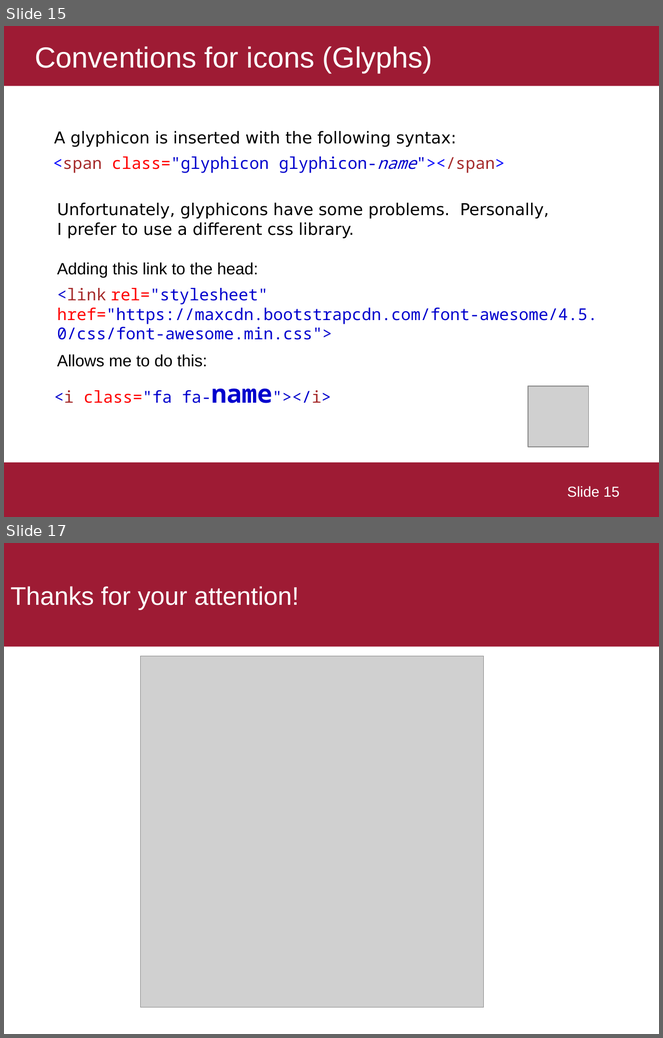
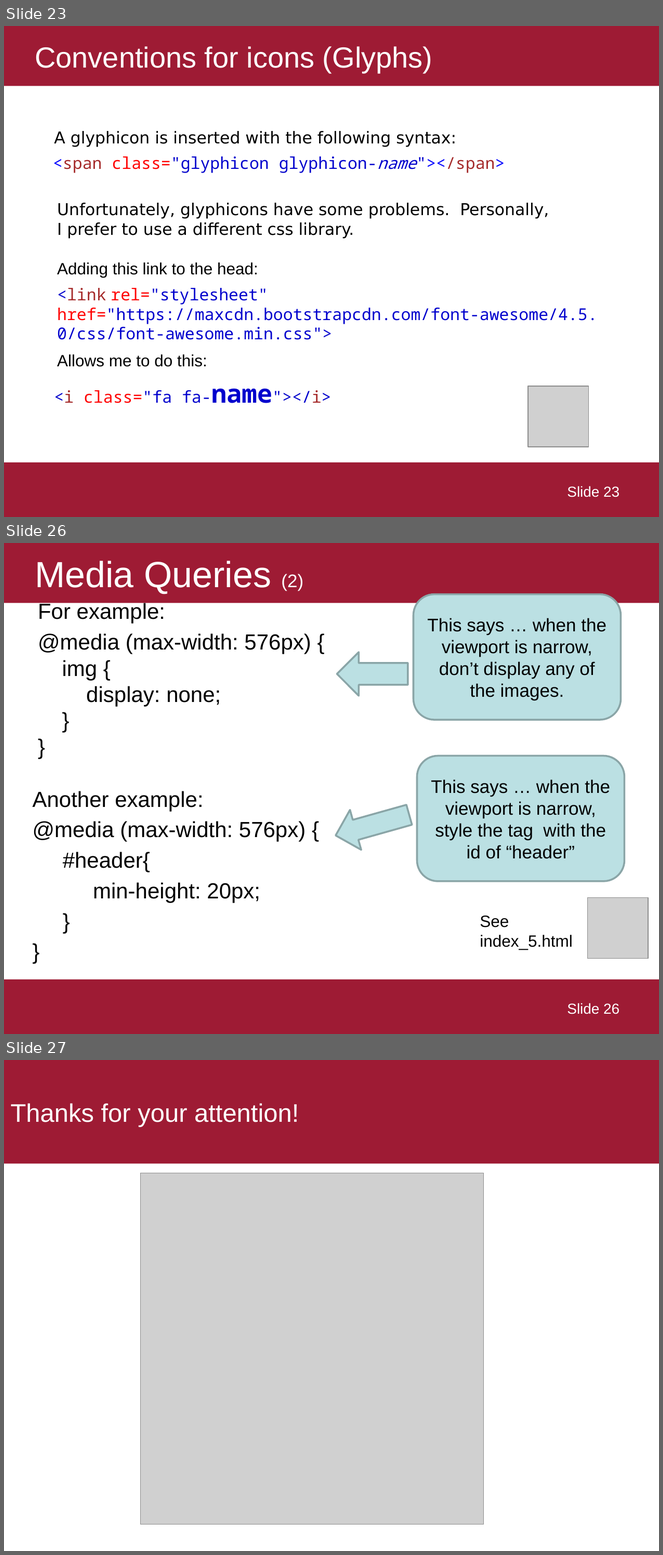
Before and after one commit to ekof-dss/teaching-samples-2021-22, a slide deck: presentations/03-03-bootstrap.ppt. Shown one above the other, each under a label of ours: slides 15 and 17 before the commit, slides 23, 26 and 27 after it; the slides between them are not shown. The pictures are 663x1038 and 663x1555 pixels, drawn with LibreOffice and Linux fonts; fonts in the diff are those of the drawing; grey boxes stand for pictures. Boxes give left, top, right and bottom in pixels: in the first picture for what was removed or moved away, otherwise in the second. Text is boxed around its words. In the diff, an @@ line names an element or a change of style, - is before the commit and + after.

```diff
--- a/presentations/03-03-bootstrap.ppt
+++ b/presentations/03-03-bootstrap.ppt
@@ slide 26 added at (4, 543, 659, 1034), background #FFFFFF; not listed: 1 template element that a slide beside it also shows @@
@@ title added at (4, 543, 659, 603), fill #9E1B34, 40 pt, text #FFFFFF @@
+Media Queries (2)
@@ text added at (38, 602, 311, 707), 24 pt, text #000000 @@
+For example:
+@media (max-width: 576px) {
+img {
+display: none;
+}
+}
@@ rounded rectangle added at (414, 594, 621, 720), fill #BBE0E3, outline #8AA6A8 2 pt, 20 pt, text #000000 @@
+This says … when the viewport is narrow, don’t display any of the images.
@@ left arrow added at (337, 652, 408, 696), fill #BBE0E3, outline #8AA6A8 2 pt @@
@@ rounded rectangle added at (417, 756, 625, 882), fill #BBE0E3, outline #8AA6A8 2 pt, 20 pt, text #000000 @@
+This says … when the viewport is narrow, style the tag with the id of “header”
@@ text added at (33, 791, 306, 903), 24 pt, text #000000 @@
+Another example:
+@media (max-width: 576px) {
+#header{
+min-height: 20px;
+}
+}
@@ left arrow added at (330, 795, 415, 856), fill #BBE0E3, outline #8AA6A8 2 pt @@
@@ picture added at (588, 898, 648, 959) @@
@@ text added at (480, 916, 573, 950), 18 pt, text #000000 @@
+See index_5.html
@@ page number added at (567, 1003, 620, 1015), 16 pt, text #FFFFFF @@
+Slide 26
@@ what was slide 15 is now slide 23 @@
@@ page number at (567, 486, 620, 498): text changed @@
-Slide 15
+Slide 23
@@ what was slide 17 is now slide 27 @@
```
Also in this commit, not shown: 5 slides changed, 10 other slides added, 1 slide removed, 3 other files.
